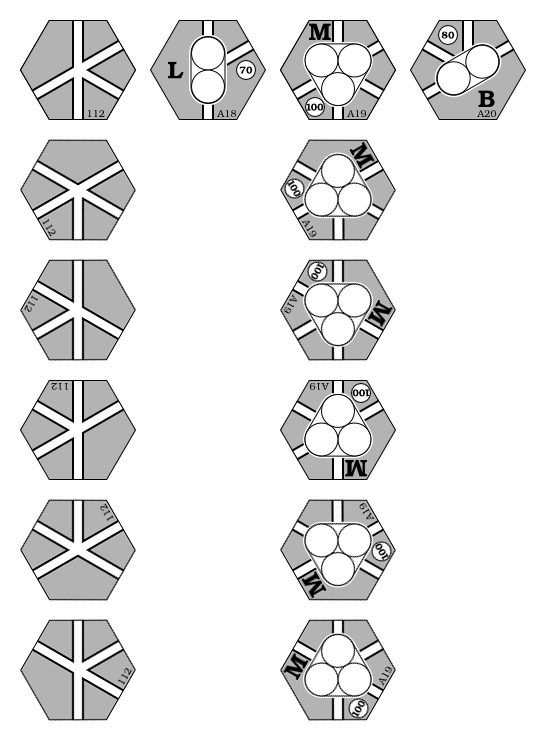
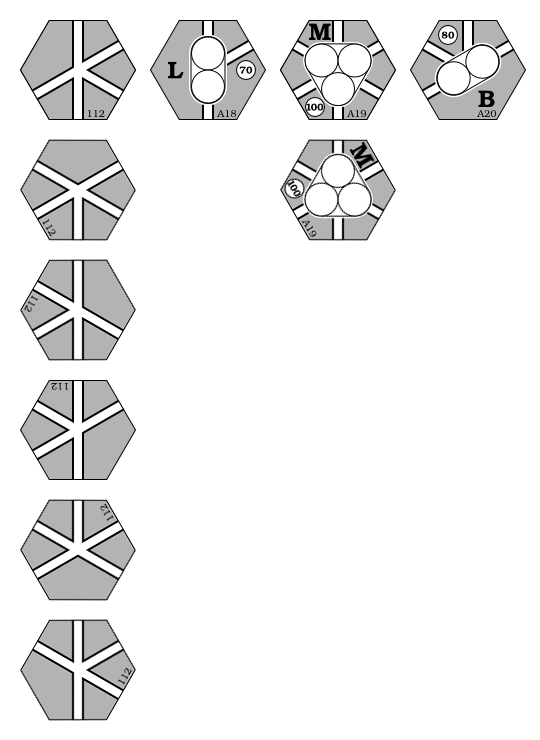
The second (540, 740) image is a revision of the first. Changes to its layers:
painted on "layer0" over 279, 39, 397, 721
